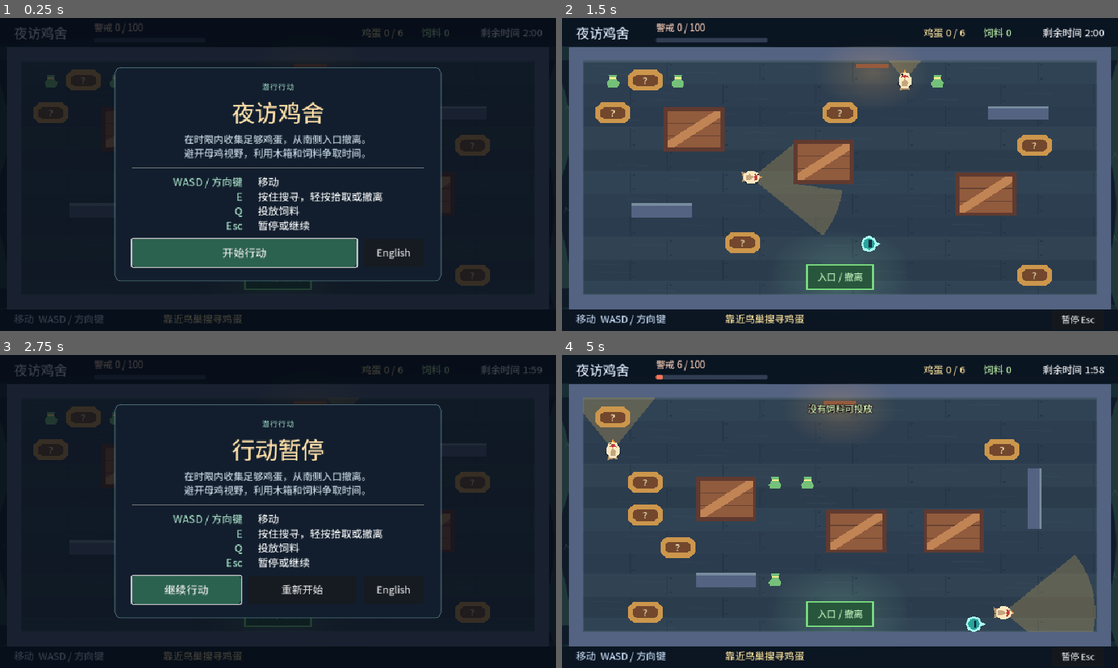
Above: before the commit, frames 1-4 (two rows, left to right).
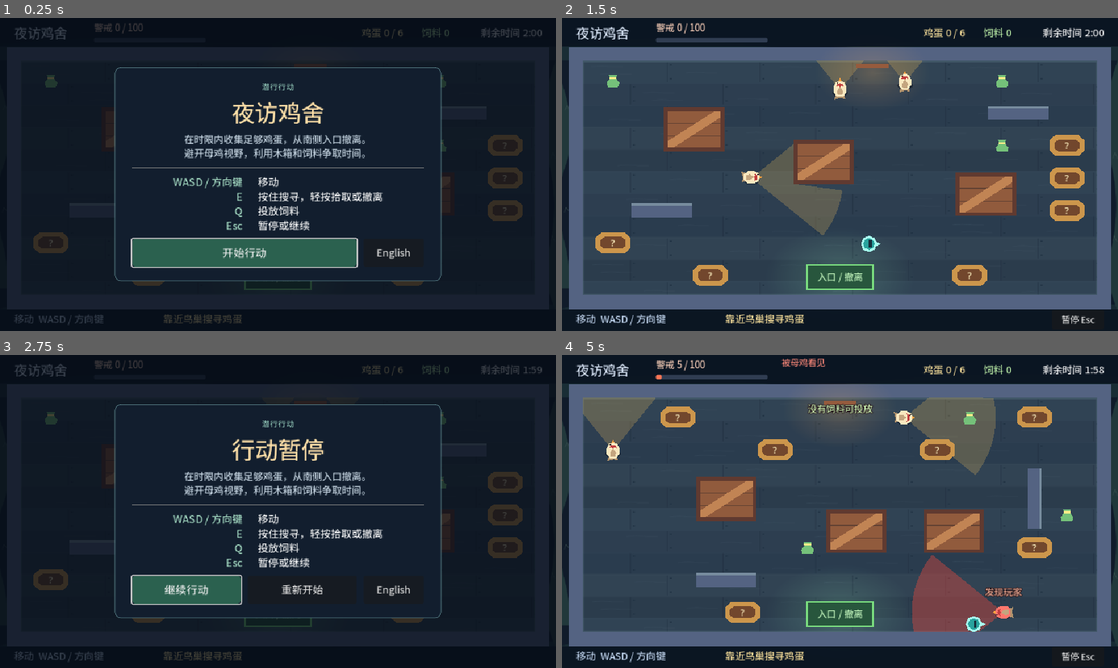
Above: after the commit, the same moments.

Repository: liupai-rachel/Deepsleep-Dont-wake-up-chickens
Game: Godot game, scene res://game.tscn
Two runs of this game, one before a commit and one after it. Both use one fixed random seed, a clock stepped at 60 frames per second and the inputs below.
Inputs:
- Up to frame 1 (0.25 s): no input
- Up to frame 2 (1.5 s): click "开始行动" at 0.5 s; hold D (move_right) from 1.28 s (still down); hold E (interact) from 1.28 s (still down)
- Up to frame 3 (2.75 s): release D (move_right) at 2 s; release E (interact) at 2 s; click "暂停 Esc" at 2 s
- Up to frame 4 (5 s): click "重新开始" at 2.75 s; hold S (move_down) 3.53-4.28 s; tap Q (throw_feed) at 3.6 s; hold D (move_right) from 4.28 s (still down); hold E (interact) from 4.28 s (still down)

The runs differ from the first frame. In frame 1, 2.1% of the frame differs, in the area x 6-94%, y 16-86%; in frame 2, 5.4%; in frame 3, 2.1%; in frame 4, 13%, in the area x 3-96%, y 1-89%.

Commit message:
Improve hen movement and add a third roaming hen

Diff:
--- a/game.tscn
+++ b/game.tscn
@@ -76,6 +76,20 @@
 [node name="SouthEast" type="Marker2D" parent="PatrolRoutes/East"]
 position = Vector2(805, 354)
 
+[node name="Center" type="Node2D" parent="PatrolRoutes"]
+
+[node name="NorthEast" type="Marker2D" parent="PatrolRoutes/Center"]
+position = Vector2(580, 145)
+
+[node name="SouthEast" type="Marker2D" parent="PatrolRoutes/Center"]
+position = Vector2(580, 285)
+
+[node name="SouthWest" type="Marker2D" parent="PatrolRoutes/Center"]
+position = Vector2(380, 285)
+
+[node name="NorthWest" type="Marker2D" parent="PatrolRoutes/Center"]
+position = Vector2(380, 145)
+
 [node name="Chickens" type="Node2D" parent="."]
 
 [node name="WestHen" parent="Chickens" node_paths=PackedStringArray("patrol_points", "player") instance=ExtResource("6")]
@@ -89,6 +103,13 @@
 player = NodePath("../../Player")
 patrol_speed = 72.0
 waypoint_pause = 0.85
+
+[node name="CenterHen" parent="Chickens" node_paths=PackedStringArray("patrol_points", "player") instance=ExtResource("6")]
+position = Vector2(380, 145)
+patrol_points = [NodePath("../../PatrolRoutes/Center/NorthEast"), NodePath("../../PatrolRoutes/Center/SouthEast"), NodePath("../../PatrolRoutes/Center/SouthWest"), NodePath("../../PatrolRoutes/Center/NorthWest")]
+player = NodePath("../../Player")
+patrol_speed = 60.0
+waypoint_pause = 1.0
 
 [node name="Walls" type="StaticBody2D" parent="."]
 collision_layer = 2
--- a/scenes/chicken.gd
+++ b/scenes/chicken.gd
@@ -17,6 +17,7 @@
 @export_range(0.0, 1.0, 0.05) var turn_back_chance := 0.3
 @export_range(0.0, 3.0, 0.05) var pause_variation := 0.3
 @export_range(0.0, 0.6, 0.05) var speed_variation := 0.2
+@export_range(30.0, 720.0, 10.0) var turn_speed_degrees := 180.0
 @export_range(16.0, 600.0, 1.0) var vision_distance := 158.0
 @export_range(10.0, 170.0, 1.0) var vision_angle := 78.0
 @export_range(0.0, 600.0, 1.0) var hearing_distance := 210.0
@@ -152,8 +153,10 @@
 
 func _move_toward_feed_point(offset: Vector2, speed: float, delta: float) -> void:
 	if not offset.is_zero_approx():
-		_facing = offset.normalized()
-		move_and_collide(offset.limit_length(speed * delta))
+		_turn_toward(offset, delta)
+		# Finish sharp turns before stepping into the new direction.
+		var alignment := maxf(0.0, _facing.dot(offset.normalized()))
+		move_and_collide(offset.limit_length(speed * alignment * delta))
 
 
 func _exit_tree() -> void:
@@ -168,21 +171,25 @@
 		_wait_left -= delta
 		return
 
-	var offset := patrol_points[_waypoint_index].global_position - global_position
-	var distance := offset.length()
-	if distance > 0.0:
-		_facing = offset / distance
-		var speed := patrol_speed * (1.0 + _segment_speed_offset * speed_variation)
-		var step := minf(speed * delta, distance)
-		var collision := move_and_collide(_facing * step)
-		if collision == null and step < distance:
+	var target := patrol_points[_waypoint_index].global_position
+	if global_position.distance_squared_to(target) > 4.0:
+		var offset := CoopNavigation.next_offset(self, target, true)
+		if offset != Vector2.INF:
+			var speed := patrol_speed * (1.0 + _segment_speed_offset * speed_variation)
+			_move_toward_feed_point(offset, speed, delta)
 			return
+		# An unreachable waypoint must not leave a hen walking into cover forever.
 
 	if patrol_points.size() > 2 and _patrol_rng.randf() < turn_back_chance:
 		_patrol_direction = -_patrol_direction
 	_waypoint_index = posmod(_waypoint_index + _patrol_direction, patrol_points.size())
 	_wait_left = maxf(0.0, waypoint_pause + _patrol_rng.randf_range(-pause_variation, pause_variation))
 	_segment_speed_offset = _patrol_rng.randf_range(-1.0, 1.0)
+
+
+func _turn_toward(offset: Vector2, delta: float) -> void:
+	var angle := rotate_toward(_facing.angle(), offset.angle(), deg_to_rad(turn_speed_degrees) * delta)
+	_facing = Vector2.from_angle(angle)
 
 
 func _can_see_player(space: PhysicsDirectSpaceState2D, half_angle: float, sight_range: float) -> bool:
--- a/scenes/coop_layout.gd
+++ b/scenes/coop_layout.gd
@@ -110,7 +110,7 @@
 
 
 func _generate(rng: RandomNumberGenerator) -> Plan:
-	if _crates.size() != 3 or _hens.size() != 2:
+	if _crates.size() != 3 or _hens.is_empty():
 		return null
 	for hen: CoopChicken in _hens:
 		if hen.patrol_points.size() != 4:
@@ -209,7 +209,7 @@
 
 func _pick_patrol(rng: RandomNumberGenerator, side: int, vision_range: float, reachable: Dictionary, solids: Array[Rect2]) -> PackedVector2Array:
 	var routes: Array[PackedVector2Array] = []
-	var first_column := 0 if side == 0 else 9
+	var first_column := 0 if side == 0 else (9 if side == 1 else 4)
 	for column in range(first_column, first_column + 4):
 		for row in range(5):
 			for height in [1, 2]:
